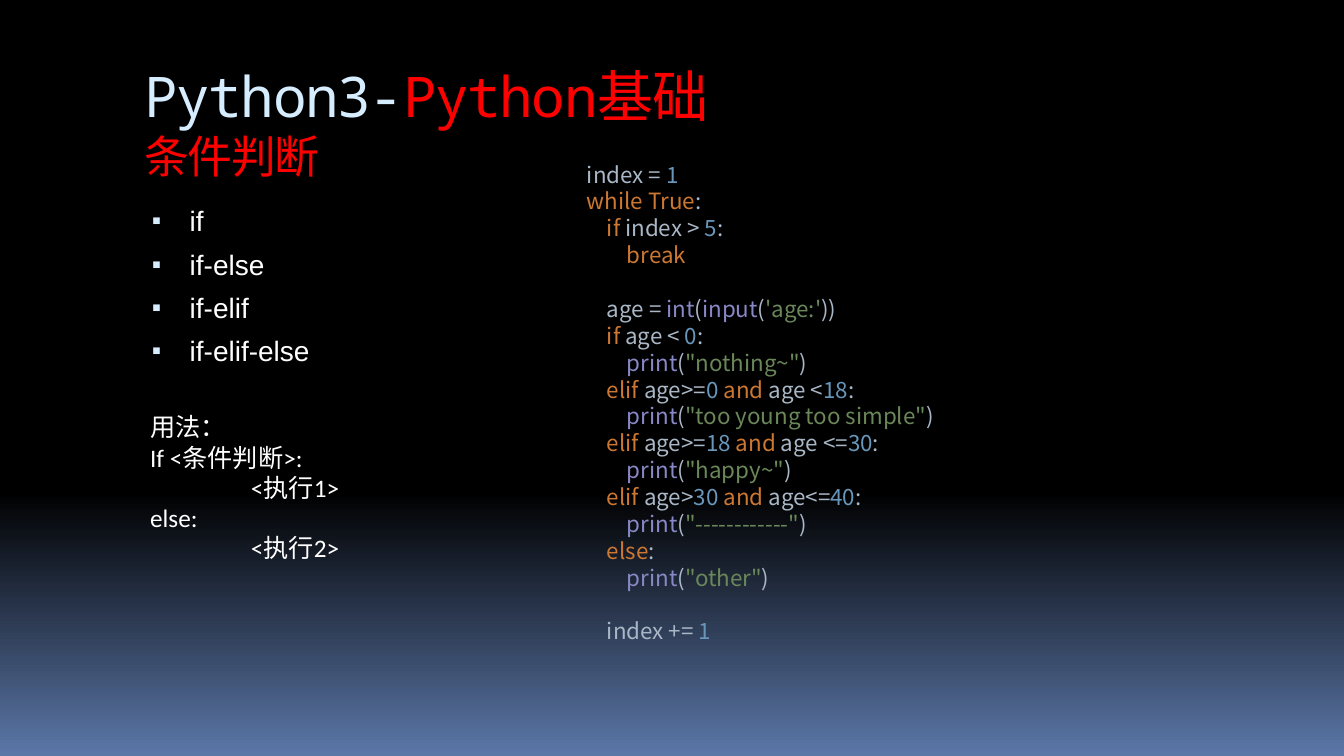
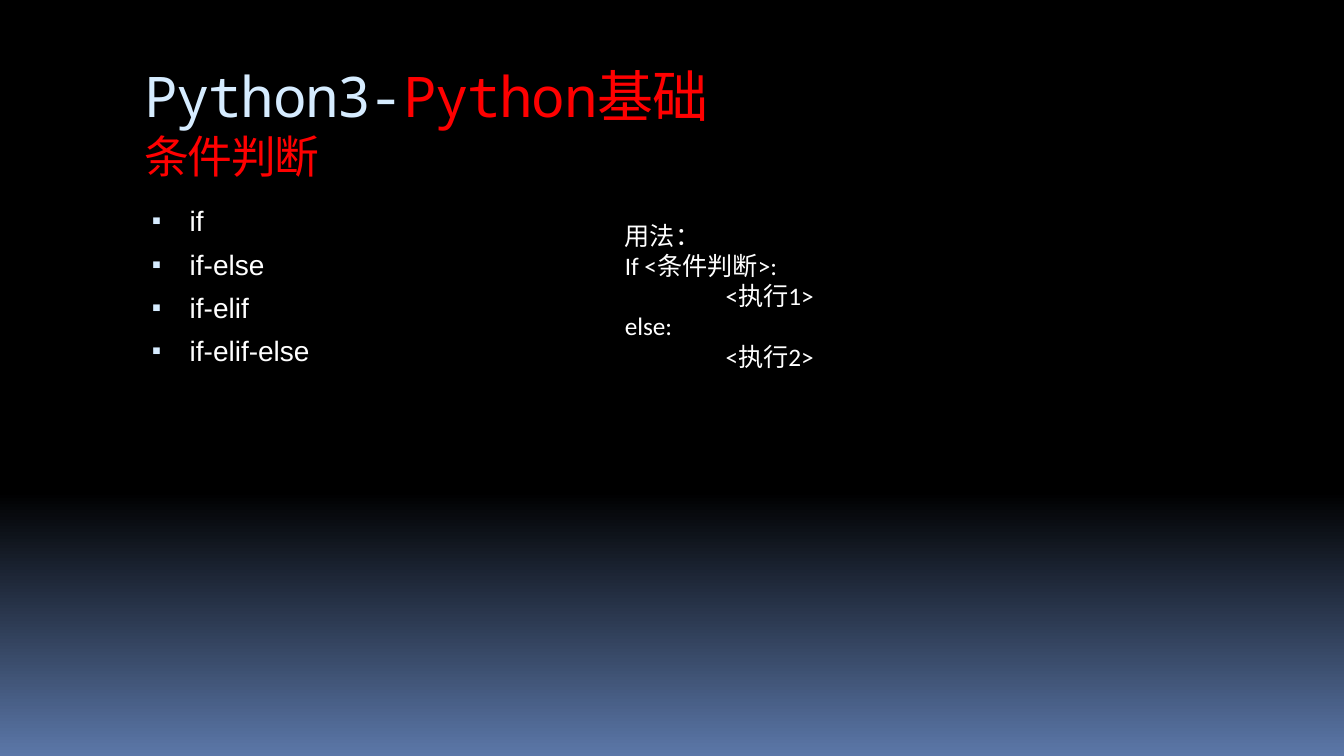
Before and after one commit to 260936767/UpdateServer, a slide deck: slide 13 of flexx_study/report for python&flexx.pptx (slide 17 before the commit). Drawn at 1344x756 pixels with LibreOffice and Linux fonts; fonts in the diff are those of the drawing. Boxes give left, top, right and bottom in pixels: in the first picture for what was removed or moved away, otherwise in the second. Text is boxed around its words. In the diff, an @@ line names an element or a change of style, - is before the commit and + after.

```diff
--- a/flexx_study/report for python&flexx.pptx
+++ b/flexx_study/report for python&flexx.pptx
@@ text removed at bbox=[587, 165, 934, 639] @@
-index = 1
-while True:
-if index > 5:
-break
-age = int(input('age:'))
-if age < 0:
-print("nothing~")
-elif age>=0 and age <18:
-print("too young too simple")
-elif age>=18 and age <=30:
-print("happy~")
-elif age>30 and age<=40:
-print("------------")
-else:
-print("other")
-index += 1
@@ text "用法：": place and size @@
-text "用法：" at bbox=[150, 414, 339, 559]
+text "用法：" at bbox=[625, 223, 814, 368]
```
Also in this commit, not shown: 41 other slides changed, 13 slides added, 9 slides removed.
